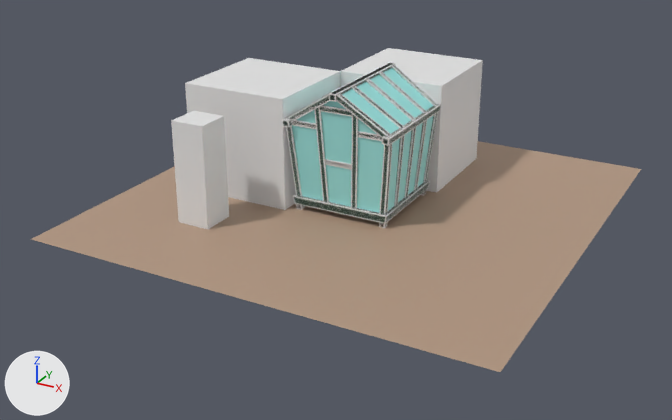
Two versions of the FBX model Assets/FBX/GreenHouse.fbx, one commit apart.
The view is the same before and after, from a 50 mm camera at (6.94, -13.61, 6.52) aimed at (-0.18, -0.65, 0.04). The lights are fixed; the arrows at lower left show +X, +Y and +Z. The picture after the commit comes second. Where no turn or scale is listed for an object, it has been applied to the vertices.
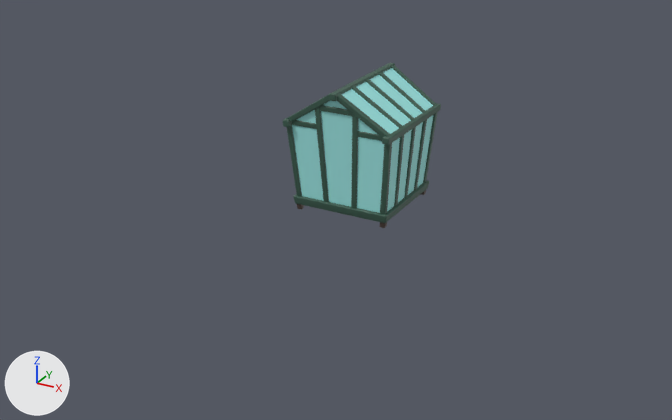
Where the change shows, as pixel boxes (x1, y1, x2, y2) in the pictures (672 x 420 px):
'Terrain', deleted (beige): before (31, 141, 641, 372)
'Cube', deleted: before (185, 58, 340, 210)
'Cube.001', deleted: before (340, 48, 483, 193)
'Cube.003', deleted: before (171, 111, 229, 229)
'Cube.004', deleted: before (293, 180, 430, 224)
'Cube.023', deleted: before (351, 114, 358, 208)
'Cube.032', deleted: before (337, 93, 392, 138)
'Cube.010', deleted: before (314, 107, 329, 202)
'Cube.006', deleted: before (379, 143, 393, 215)
'Cube.027', deleted: before (382, 104, 440, 146)
'Cube.007', deleted: before (286, 126, 302, 196)
'Cube.030', deleted: before (329, 62, 395, 102)
'Cube.029', deleted: before (366, 78, 416, 121)
'Cube.034', deleted: before (352, 85, 404, 129)
'Cube.033', deleted: before (379, 71, 427, 113)
'Cube.013', deleted (mostly hidden): before (394, 135, 405, 206)
'Cube.037', deleted: before (286, 94, 329, 122)
'Cube.012', deleted (mostly hidden): before (414, 121, 427, 190)
'Cube.005', deleted (mostly hidden): before (423, 113, 438, 183)
'Cube.011', deleted (mostly hidden): before (404, 129, 416, 198)
'Cube.031', deleted: before (392, 65, 438, 106)
'Cube.025', deleted: before (320, 105, 352, 117)
'Cube.021', deleted: before (292, 120, 316, 129)
'Cube.020', deleted: before (358, 131, 382, 141)
'Cube.022', deleted: before (325, 159, 351, 170)
'Cube.065', deleted: before (325, 160, 351, 169)
'Cube.028', deleted: before (282, 112, 297, 127)

The edits, one by one:
Object 'Cube.028' (ob_cube_028) is deleted.
Object 'Cube.003' (ob_cube_003) is deleted.
Object 'Cube.021' (ob_cube_021) is deleted.
Object 'Cube.010' (ob_cube_010) is deleted.
Object 'Cube.032' (ob_cube_032) is deleted.
Object 'Cube.031' (ob_cube_031) is deleted.
Object 'Terrain' (ob_terrain) is deleted.
Object 'Cube.020' (ob_cube_020) is deleted.
Object 'Cube.025' (ob_cube_025) is deleted.
Object 'Cube.011' (ob_cube_011) is deleted.
Object 'Cube.033' (ob_cube_033) is deleted.
Object 'Cube.012' (ob_cube_012) is deleted.
Object 'Cube.023' (ob_cube_023) is deleted.
Object 'Cube.037' (ob_cube_037) is deleted.
Object 'Cube.001' (ob_cube_001) is deleted.
Object 'Cube.030' (ob_cube_030) is deleted.
Object 'Cube' (ob_cube) is deleted.
Object 'Cube.006' (ob_cube_006) is deleted.
Object 'Cube.007' (ob_cube_007) is deleted.
Object 'Cube.065' (ob_cube_065) is deleted.
Object 'Cube.034' (ob_cube_034) is deleted.
Object 'Cube.004' (ob_cube_004) is deleted.
Object 'Cube.005' (ob_cube_005) is deleted.
Object 'Cube.027' (ob_cube_027) is deleted.
Object 'Cube.022' (ob_cube_022) is deleted.
Object 'Cube.029' (ob_cube_029) is deleted.
Object 'Cube.013' (ob_cube_013) is deleted.
